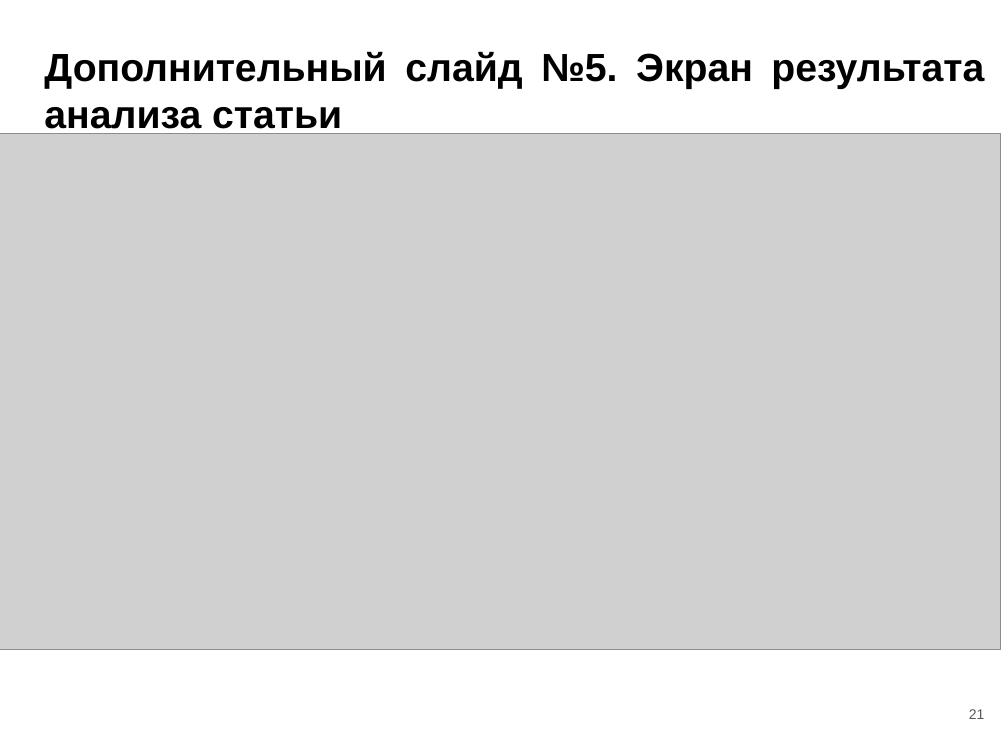
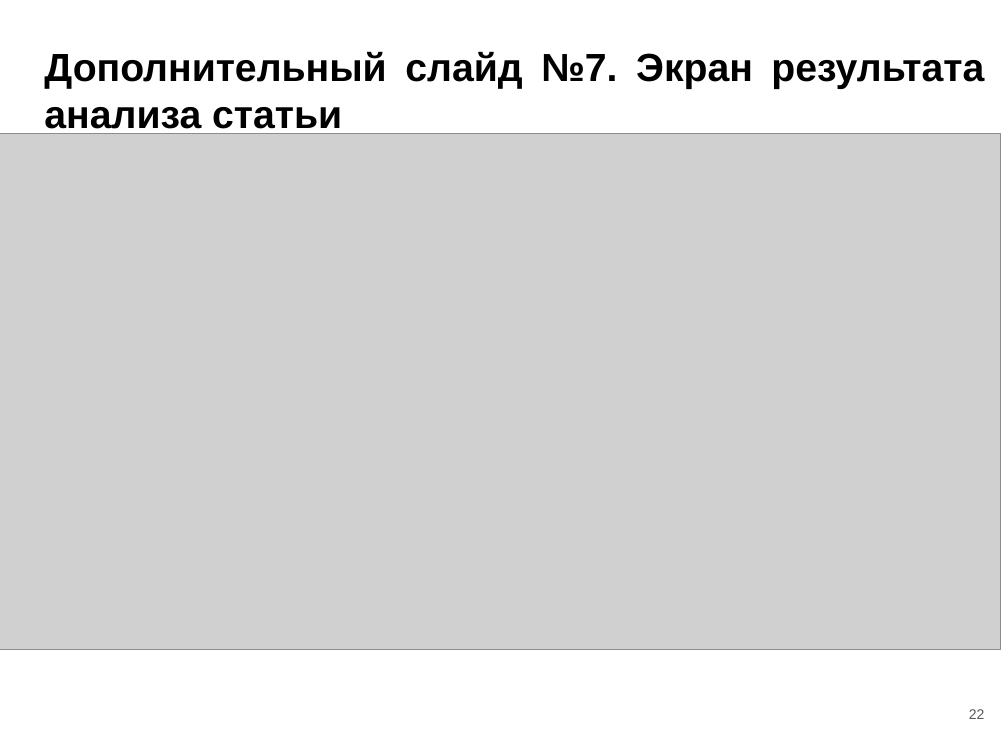
Before and after one commit to OSLL/sw-auto, a slide deck: slide 22 of paper_work/masters thesis/msc_slides.pptx (slide 21 before the commit). Drawn at 1008x756 pixels with LibreOffice and Linux fonts; fonts in the diff are those of the drawing; grey boxes stand for pictures. Boxes give left, top, right and bottom in pixels: in the first picture for what was removed or moved away, otherwise in the second. Text is boxed around its words. In the diff, an @@ line names an element or a change of style, - is before the commit and + after.

```diff
--- a/paper_work/masters thesis/msc_slides.pptx
+++ b/paper_work/masters thesis/msc_slides.pptx
@@ title at [44, 51, 984, 136]: text changed @@
-Дополнительный слайд №5. Экран результата анализа статьи
+Дополнительный слайд №7. Экран результата анализа статьи
@@ page number at [969, 709, 985, 719]: text changed @@
-21
+22
```
Also in this commit, not shown: 20 other slides changed, 5 slides added, 4 slides removed, 1 other file.
